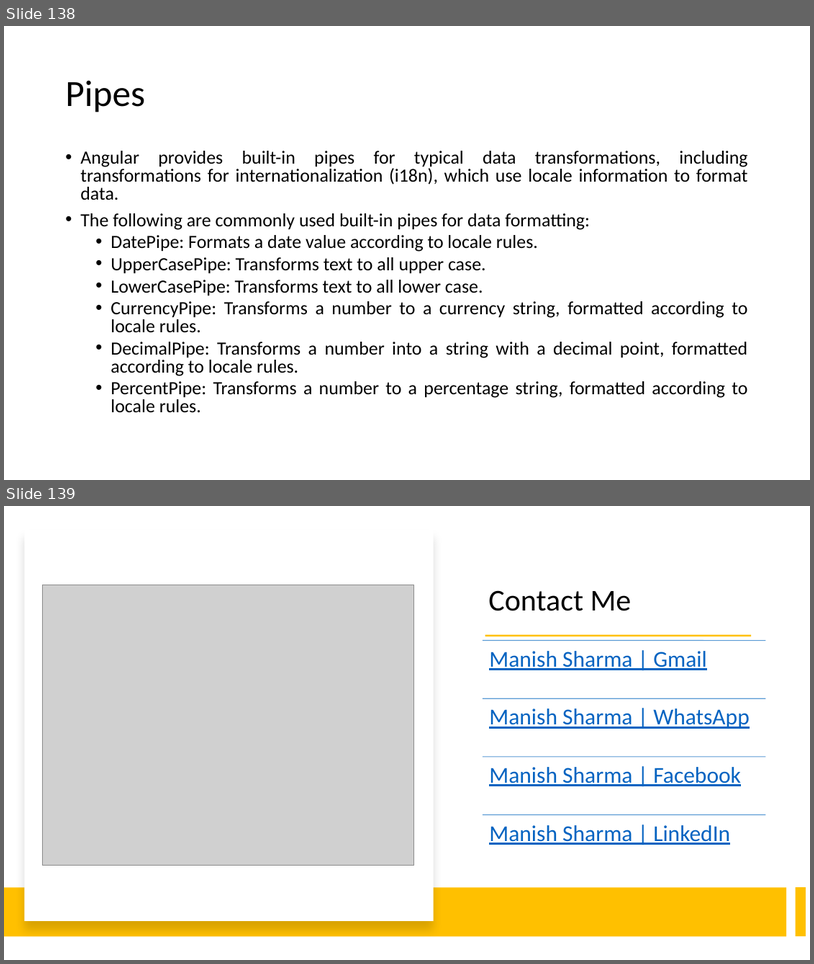
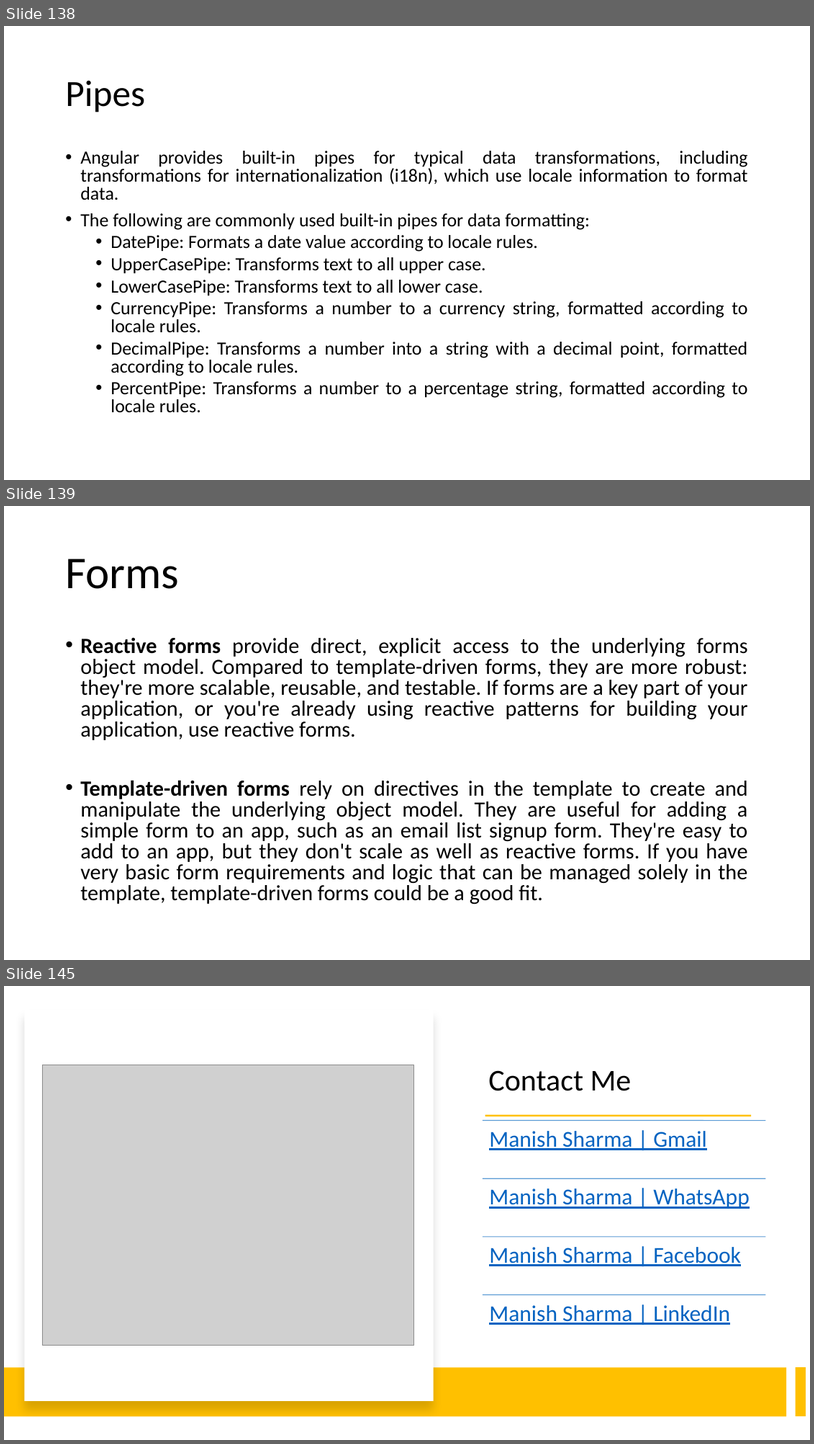
Before and after one commit to explore-with-manish/BFL_Byte_Jul23, a slide deck: Ng-Byte.pptx. Shown one above the other, each under a label of ours: slides 138 and 139 before the commit, slides 138, 139 and 145 after it; the slides between them are not shown. The pictures are 814x964 and 814x1444 pixels, drawn with LibreOffice and Linux fonts; fonts in the diff are those of the drawing; grey boxes stand for pictures. Boxes give left, top, right and bottom in pixels: in the first picture for what was removed or moved away, otherwise in the second. Text is boxed around its words. In the diff, an @@ line names an element or a change of style, - is before the commit and + after.

Commit message:
Final

```diff
--- a/Ng-Byte.pptx
+++ b/Ng-Byte.pptx
@@ slide 139 added at (4, 506, 810, 960), background #FFFFFF @@
@@ title added at (65, 559, 179, 589), 54 pt, text #000000 @@
+Forms
@@ text added at (80, 637, 748, 904), 25.9 pt, text #000000 @@
+• Reactive forms provide direct, explicit access to the underlying forms object model. Compared to template-driven forms, they are more robust: they're more scalable, reusable, and testable. If forms are a key part of your application, or you're already using reactive patterns for building your application, use reactive forms.
+• Template-driven forms rely on directives in the template to create and manipulate the underlying object model. They are useful for adding a simple form to an app, such as an email list signup form. They're easy to add to an app, but they don't scale as well as reactive forms. If you have very basic form requirements and logic that can be managed solely in the template, template-driven forms could be a good fit.
@@ what was slide 139 is now slide 145 @@
```
Also in this commit, not shown: 5 other slides added.
